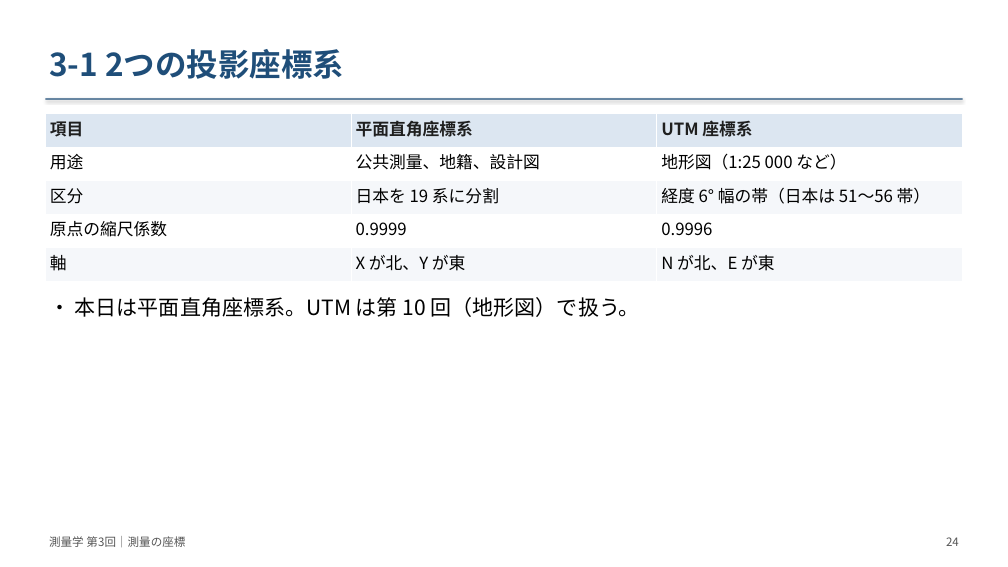
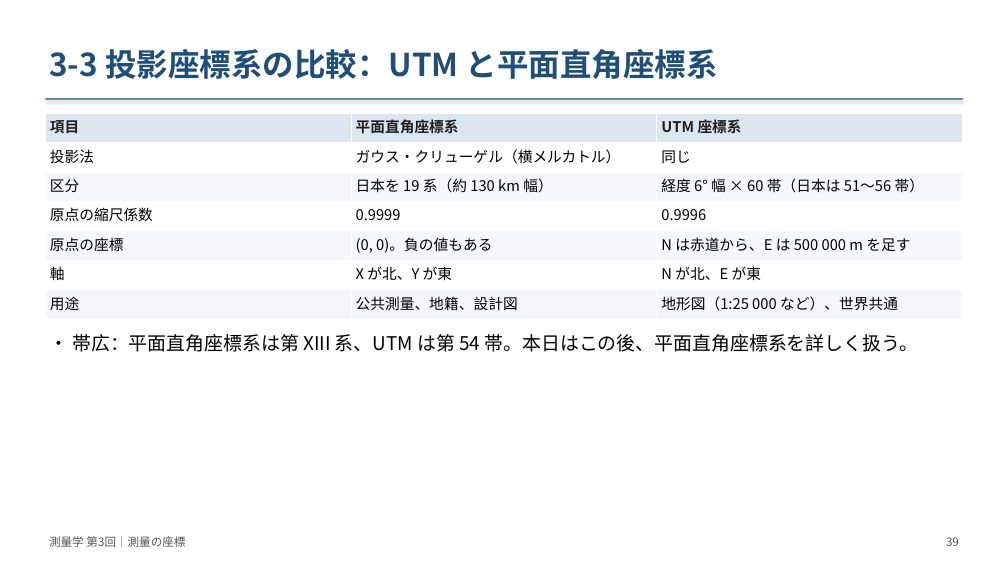
Before and after one commit to NN3210/Lecture, a slide deck: slide 39 of Surveying/materials/slides/第03回_測量の座標/slides.pptx (slide 24 before the commit). Drawn at 1008x567 pixels with LibreOffice and Linux fonts; fonts in the diff are those of the drawing. Boxes give left, top, right and bottom in pixels: in the first picture for what was removed or moved away, otherwise in the second. Text is boxed around its words. In the diff, an @@ line names an element or a change of style, - is before the commit and + after.

```diff
--- a/Surveying/materials/slides/第03回_測量の座標/slides.pptx
+++ b/Surveying/materials/slides/第03回_測量の座標/slides.pptx
@@ text at [49, 49, 718, 79]: text changed @@
-3-1 2つの投影座標系
+3-3 投影座標系の比較：UTM と平面直角座標系
@@ table at [45, 113, 962, 319] @@
-row 2: 用途 | 公共測量、地籍、設計図 | 地形図（1:25 000 など）
+row 2: 投影法 | ガウス・クリューゲル（横メルカトル） | 同じ
-row 3, column 2: 日本を 19 系に分割
+row 3, column 2: 日本を 19 系（約 130 km 幅）
-row 3, column 3: 経度 6° 幅の帯（日本は 51〜56 帯）
+row 3, column 3: 経度 6° 幅 × 60 帯（日本は 51〜56 帯）
+row 5: 原点の座標 | (0, 0)。負の値もある | N は赤道から、E は 500 000 m を足す
+row 7: 用途 | 公共測量、地籍、設計図 | 地形図（1:25 000 など）、世界共通
@@ text at [72, 334, 919, 352]: text changed; size 20 to 18 pt @@
-• 本日は平面直角座標系。UTM は第 10 回（地形図）で扱う。
+• 帯広：平面直角座標系は第 XIII 系、UTM は第 54 帯。本日はこの後、平面直角座標系を詳しく扱う。
@@ text at [946, 537, 959, 546]: text changed @@
-24
+39
```
Also in this commit, not shown: 49 other slides changed, 15 slides added, 3 slides removed, 39 other files.
